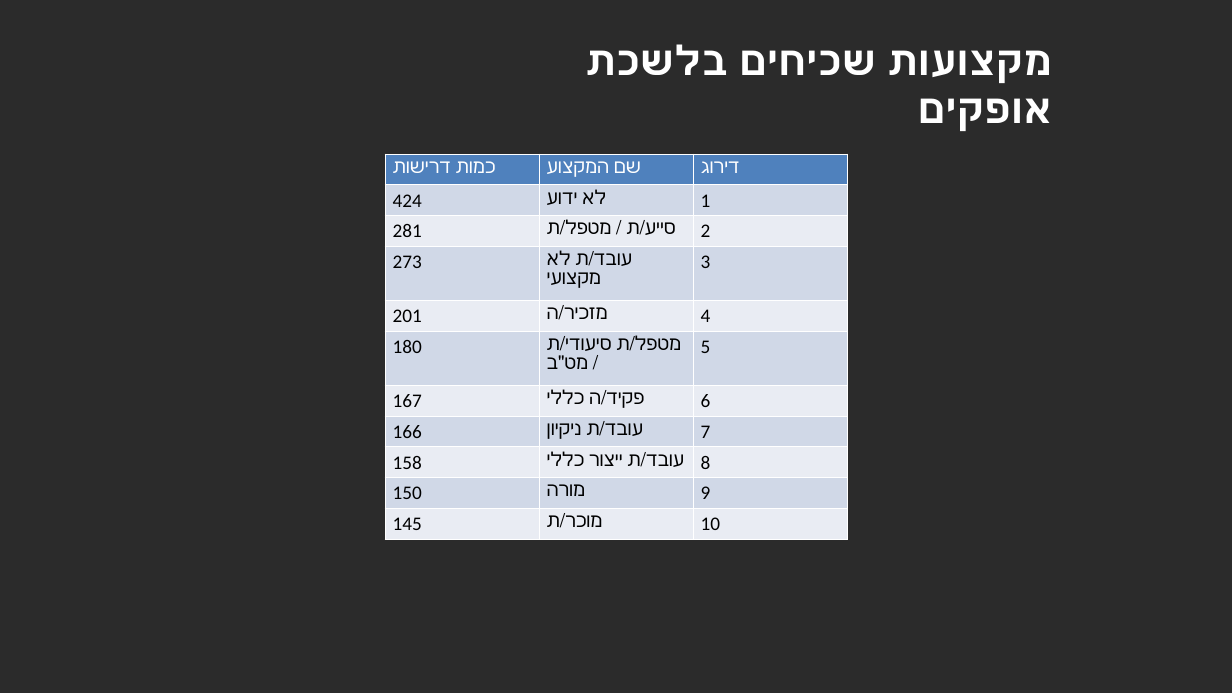
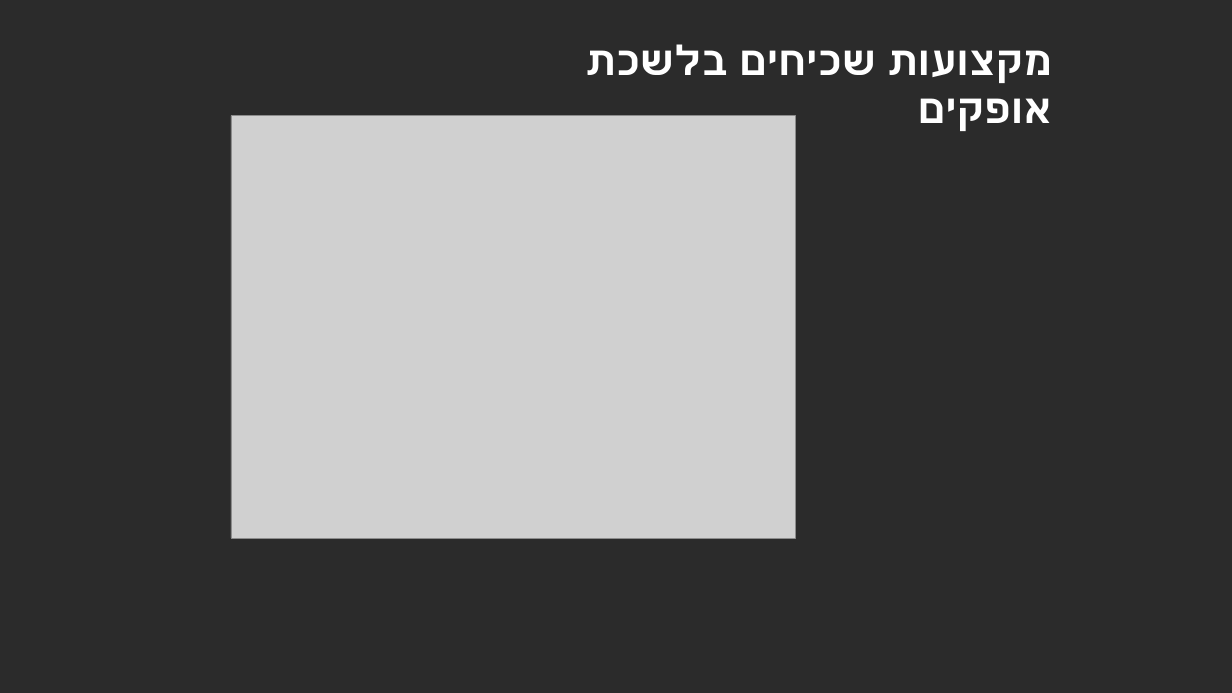
Before and after one commit to shirgra/E2P, a slide deck: slide 7 of pkls_n_debugging/testing/השוואת כלל הארץ, מחוז דרום, לשכת אופקים.pptx (slide 10 before the commit). Drawn at 1232x693 pixels with LibreOffice and Linux fonts; fonts in the diff are those of the drawing; grey boxes stand for pictures; background and template pictures are left out; a plain dark background stands for a picture behind light text. Boxes give left, top, right and bottom in pixels: in the first picture for what was removed or moved away, otherwise in the second. Text is boxed around its words. In the diff, an @@ line names an element or a change of style, - is before the commit and + after.

```diff
--- a/pkls_n_debugging/testing/השוואת כלל הארץ, מחוז דרום, לשכת אופקים.pptx
+++ b/pkls_n_debugging/testing/השוואת כלל הארץ, מחוז דרום, לשכת אופקים.pptx
@@ picture added at bbox=[231, 116, 795, 538] @@
@@ table removed at bbox=[385, 154, 847, 534], 11 rows, 3 columns @@
-כמות דרישות | שם המקצוע | דירוג
-424 | לא ידוע | 1
-281 | סייע/ת / מטפל/ת | 2
-273 | עובד/ת לא מקצועי | 3
-201 | מזכיר/ה | 4
-180 | מטפל/ת סיעודי/ת / מט"ב | 5
-167 | פקיד/ה כללי | 6
-166 | עובד/ת ניקיון | 7
-158 | עובד/ת ייצור כללי | 8
-150 | מורה | 9
-145 | מוכר/ת | 10
```
Also in this commit, not shown: 1 other slide changed, 3 slides removed, 2 other files.
